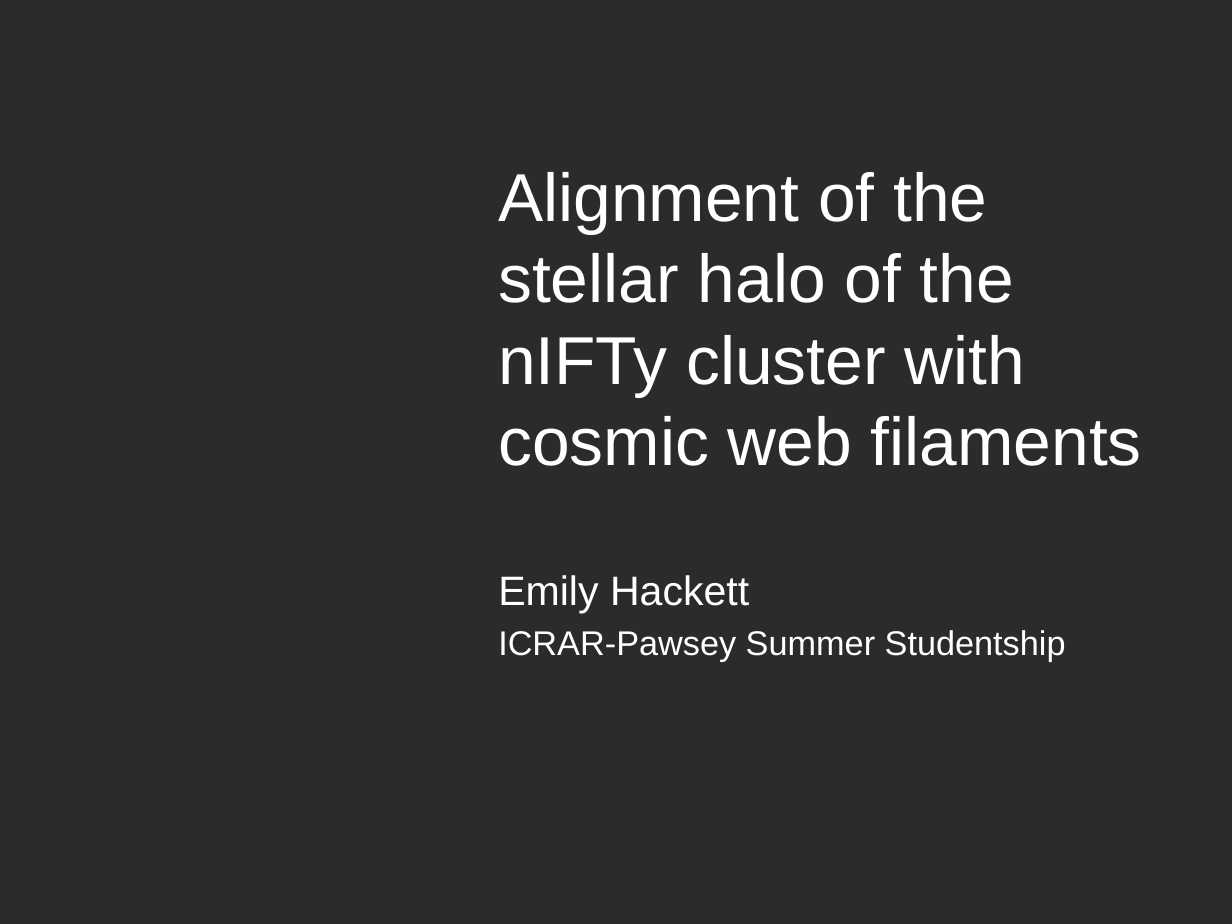
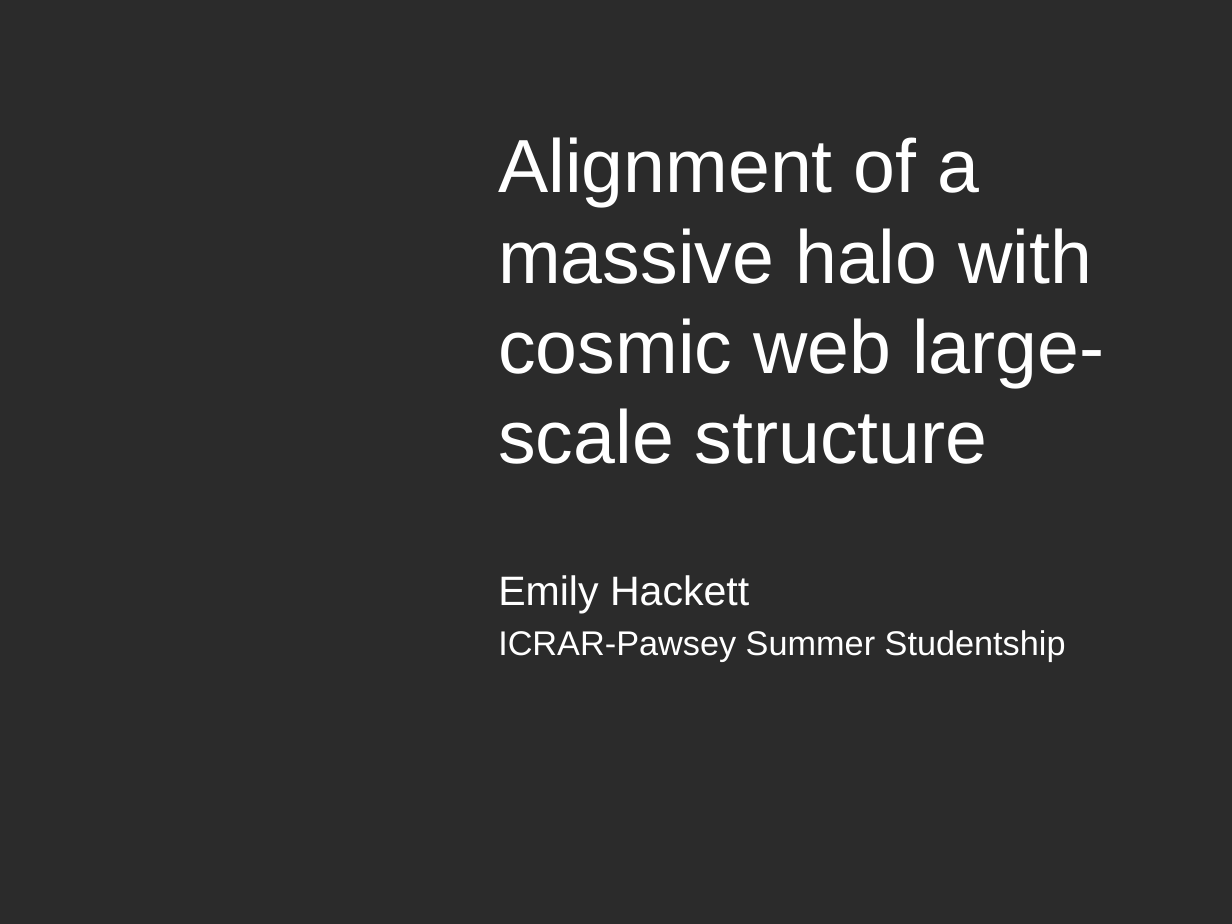
Before and after one commit to emilyhackett/icrar_report, a slide deck: slide 1 of ICRAR-Black-Powerpoint.pptx. Drawn at 1232x924 pixels with LibreOffice and Linux fonts; fonts in the diff are those of the drawing; background and template pictures are left out; a plain dark background stands for a picture behind light text. Boxes give left, top, right and bottom in pixels: in the first picture for what was removed or moved away, otherwise in the second. Text is boxed around its words. In the diff, an @@ line names an element or a change of style, - is before the commit and + after.

```diff
--- a/ICRAR-Black-Powerpoint.pptx
+++ b/ICRAR-Black-Powerpoint.pptx
@@ title at bbox=[498, 137, 1104, 464]: text changed; size 39.6 to 44 pt @@
-Alignment of the stellar halo of the nIFTy cluster with cosmic web filaments
+Alignment of a massive halo with cosmic web large-scale structure
```
Also in this commit, not shown: 4 other slides changed, 2 slides added.
